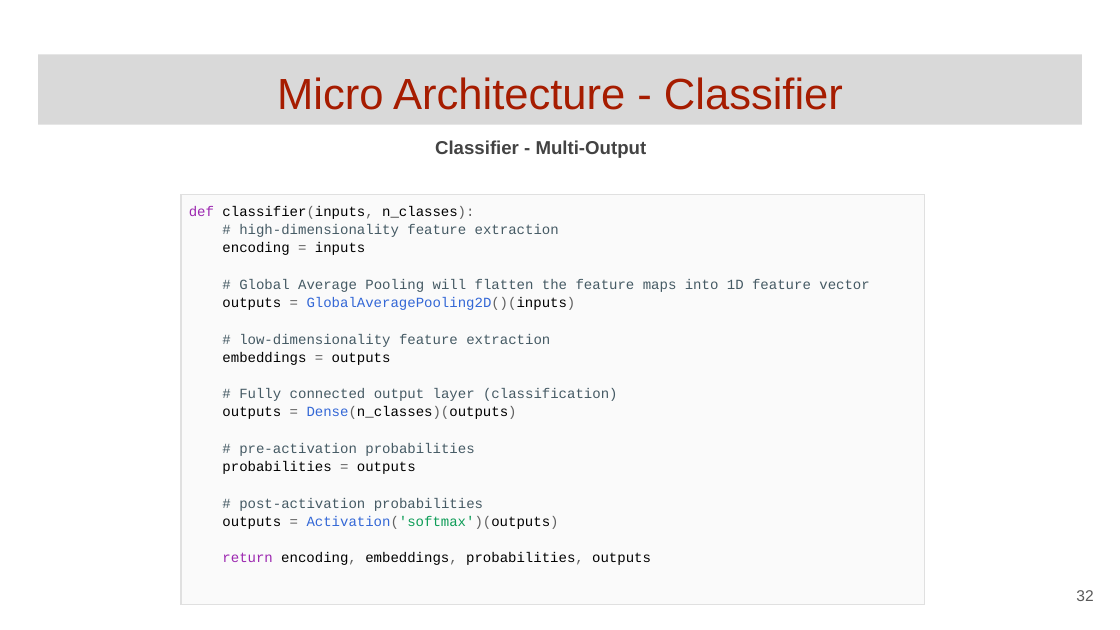
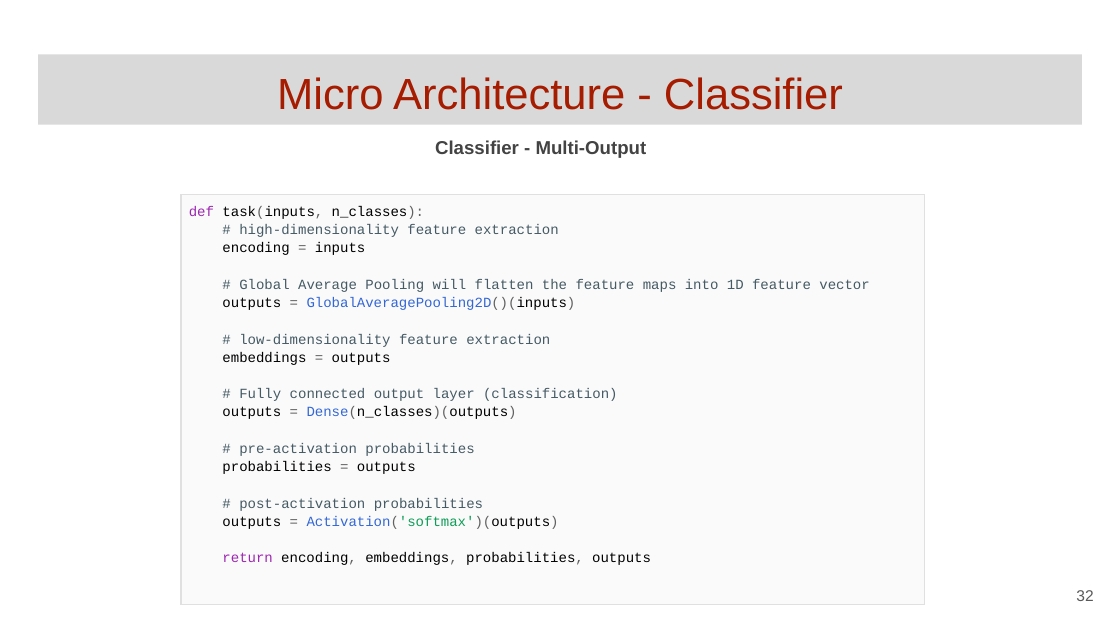
Before and after one commit to GoogleCloudPlatform/keras-idiomatic-programmer, a slide deck: slide 32 of books/deep-learning-design-patterns/Workshops/Junior/Deep Learning Design Patterns - Workshop - Chapter 1.pptx. Drawn at 1120x630 pixels with LibreOffice and Linux fonts; fonts in the diff are those of the drawing. Boxes give left, top, right and bottom in pixels: in the first picture for what was removed or moved away, otherwise in the second. Text is boxed around its words. In the diff, an @@ line names an element or a change of style, - is before the commit and + after.

```diff
--- a/books/deep-learning-design-patterns/Workshops/Junior/Deep Learning Design Patterns - Workshop - Chapter 1.pptx
+++ b/books/deep-learning-design-patterns/Workshops/Junior/Deep Learning Design Patterns - Workshop - Chapter 1.pptx
@@ table at <box>181,195,925,569</box> @@
-row 1, column 1: def classifier(inputs, n_classes): / # high-dimensionality feature extraction / encoding = inputs / # Global Average Pooling will flatten the feature maps into 1D feature vector / outputs = GlobalAveragePooling2D()(inputs) / # low-dimensionality feature extraction / embeddings = outputs / # Fully connected output layer (classification) / outputs = Dense(n_classes)(outputs) / # pre-activation probabilities / probabilities = outputs / # post-activation probabilities / outputs = Activation('softmax')(outputs) / return encoding, embeddings, probabilities, outputs
+row 1, column 1: def task(inputs, n_classes): / # high-dimensionality feature extraction / encoding = inputs / # Global Average Pooling will flatten the feature maps into 1D feature vector / outputs = GlobalAveragePooling2D()(inputs) / # low-dimensionality feature extraction / embeddings = outputs / # Fully connected output layer (classification) / outputs = Dense(n_classes)(outputs) / # pre-activation probabilities / probabilities = outputs / # post-activation probabilities / outputs = Activation('softmax')(outputs) / return encoding, embeddings, probabilities, outputs
```
Also in this commit, not shown: 9 other slides changed.
